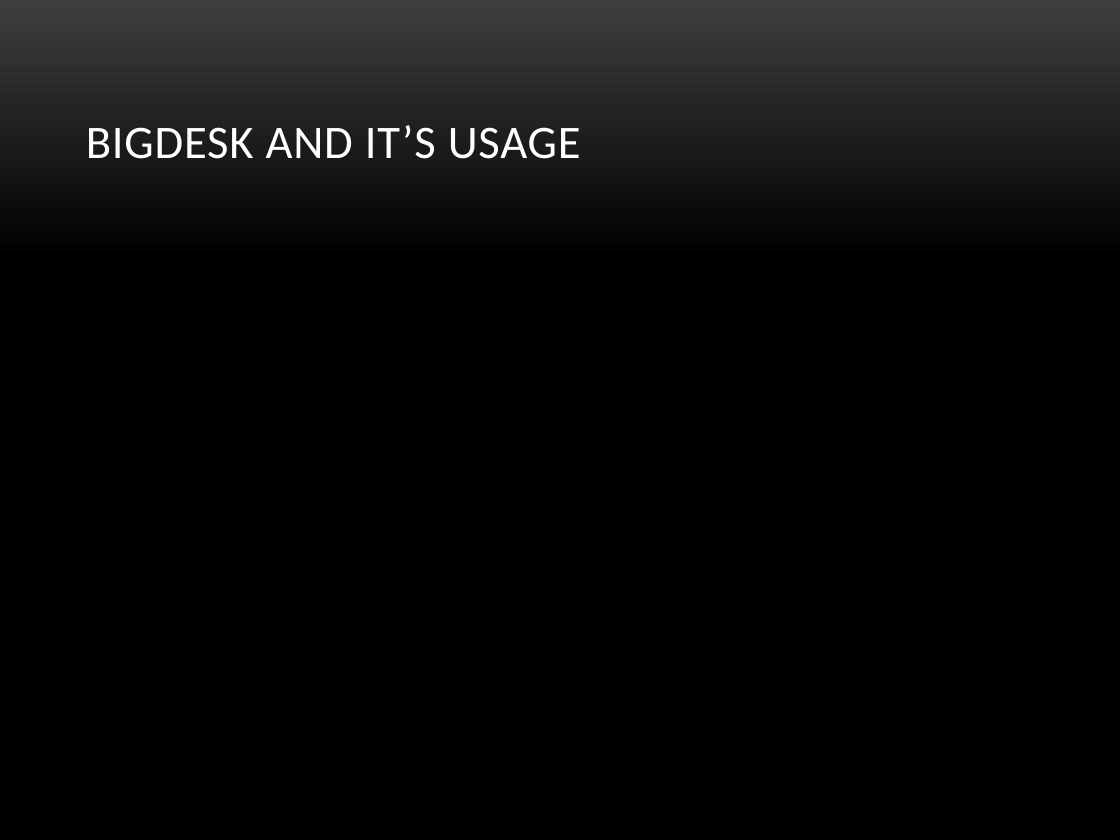
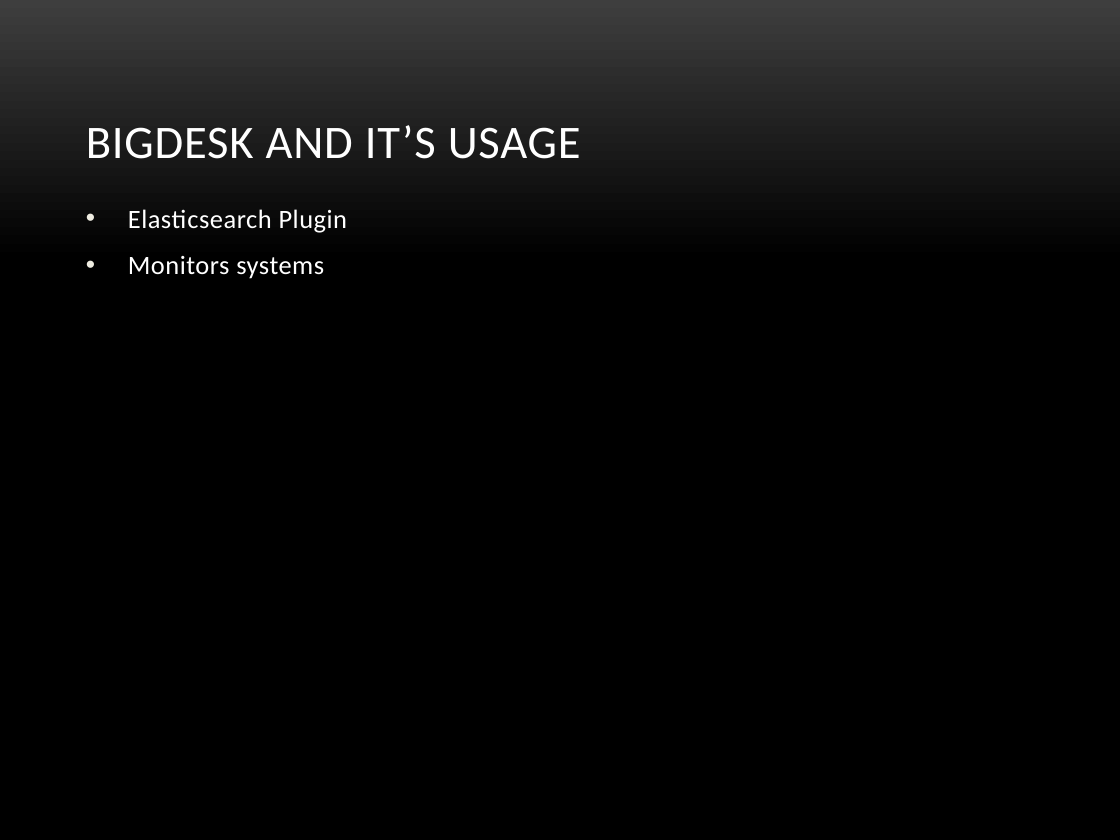
Before and after one commit to veravira/data-logger, a slide deck: slide 27 of es.pptx (slide 18 before the commit). Drawn at 1120x840 pixels with LibreOffice and Linux fonts; fonts in the diff are those of the drawing; background and template pictures are left out. Boxes give left, top, right and bottom in pixels: in the first picture for what was removed or moved away, otherwise in the second. Text is boxed around its words. In the diff, an @@ line names an element or a change of style, - is before the commit and + after.

Commit message:
elastic latest

```diff
--- a/es.pptx
+++ b/es.pptx
@@ text added at (128,209,347,279), 17 pt, text #FFFFFF @@
+• Elasticsearch Plugin
+• Monitors systems
```
Also in this commit, not shown: 4 other slides changed, 1 slide removed, 1 other file.
